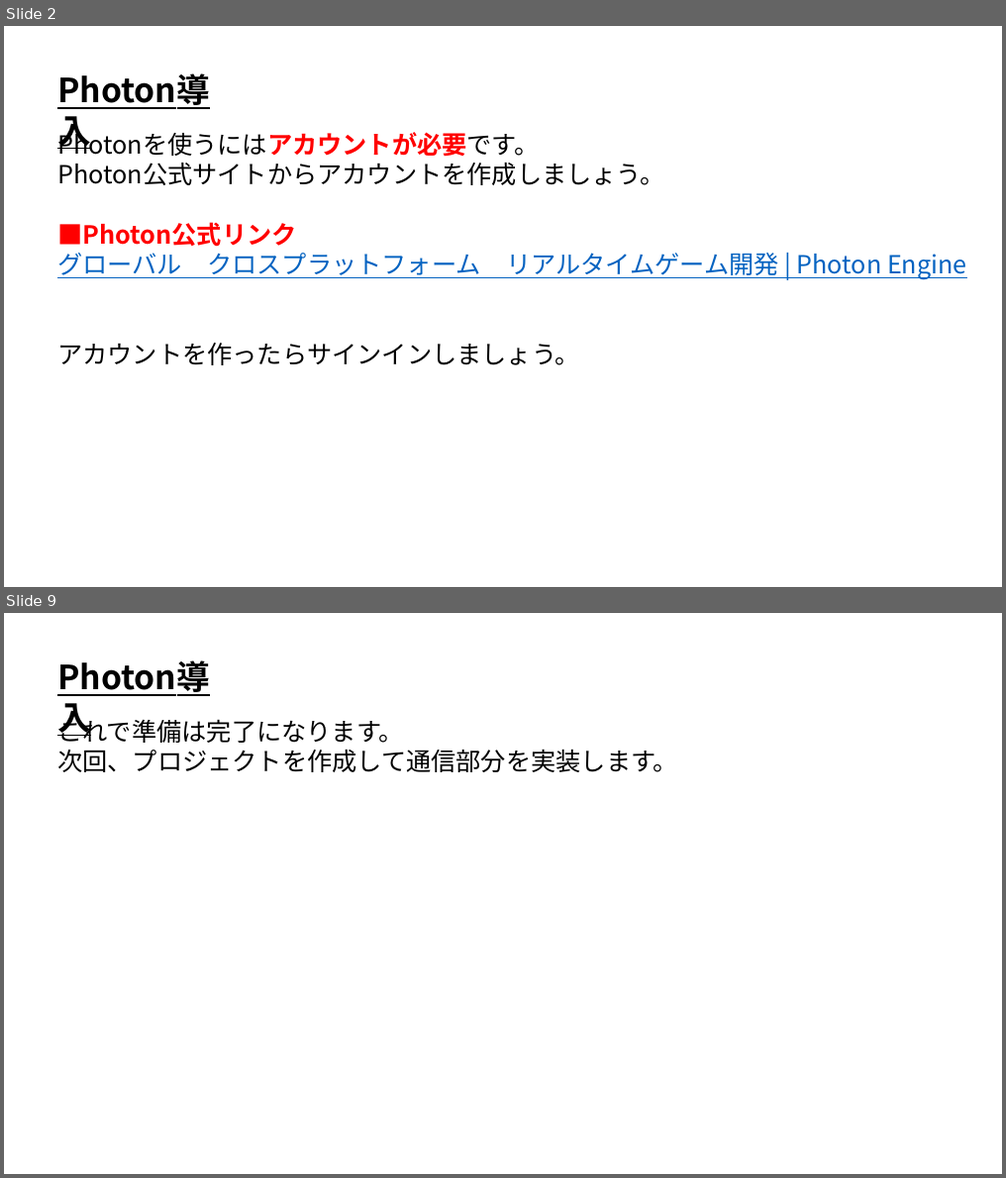
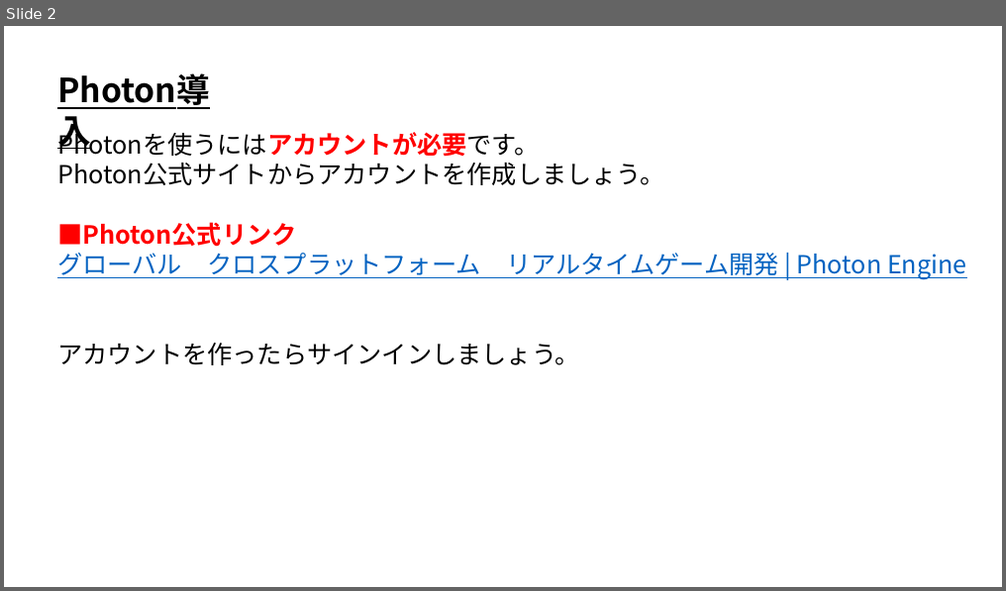
Before and after one commit to ArakiYusuke-Ohara/Textbook, a slide deck: ゲーム科3年/00_前期/オンラインゲームプログラミングⅡ/01_Photon導入.pptx. Shown one above the other, each under a label of ours: slides 2 and 9 before the commit, slide 2 after it; the slides between them are not shown. The pictures are 1006x1178 and 1006x591 pixels, drawn with LibreOffice and Linux fonts; fonts in the diff are those of the drawing. Boxes give left, top, right and bottom in pixels: in the first picture for what was removed or moved away, otherwise in the second. Text is boxed around its words. In the diff, an @@ line names an element or a change of style, - is before the commit and + after.

```diff
--- a/ゲーム科3年/00_前期/オンラインゲームプログラミングⅡ/01_Photon導入.pptx
+++ b/ゲーム科3年/00_前期/オンラインゲームプログラミングⅡ/01_Photon導入.pptx
@@ slide 9 removed at box(4, 613, 1002, 1174), background #FFFFFF @@
@@ text removed at box(51, 654, 251, 701) @@
-Photon導入
@@ text removed at box(57, 715, 678, 772) @@
-これで準備は完了になります。
-次回、プロジェクトを作成して通信部分を実装します。
```
Also in this commit, not shown: 5 slides changed, 4 slides added, 2 other slides removed, 8 other files.
